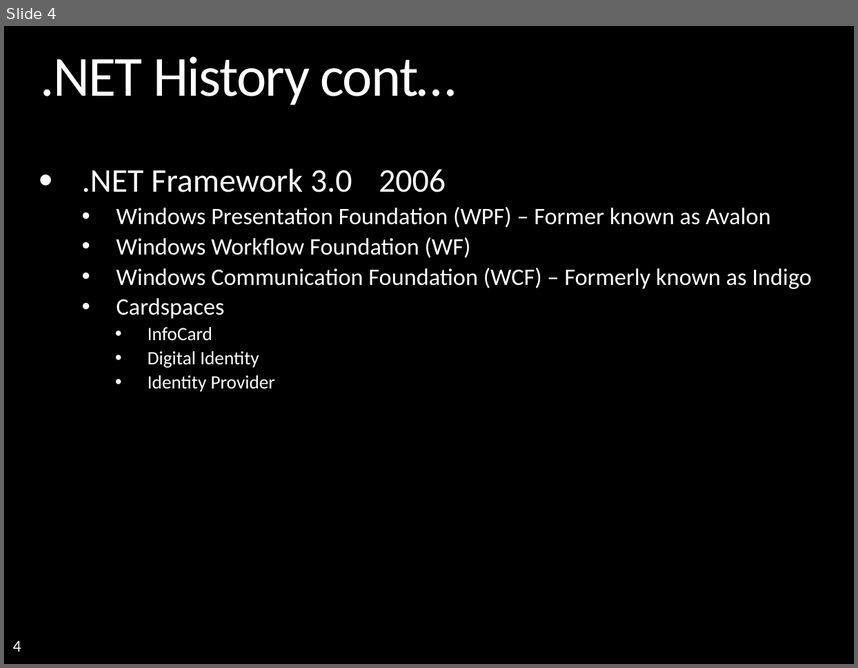
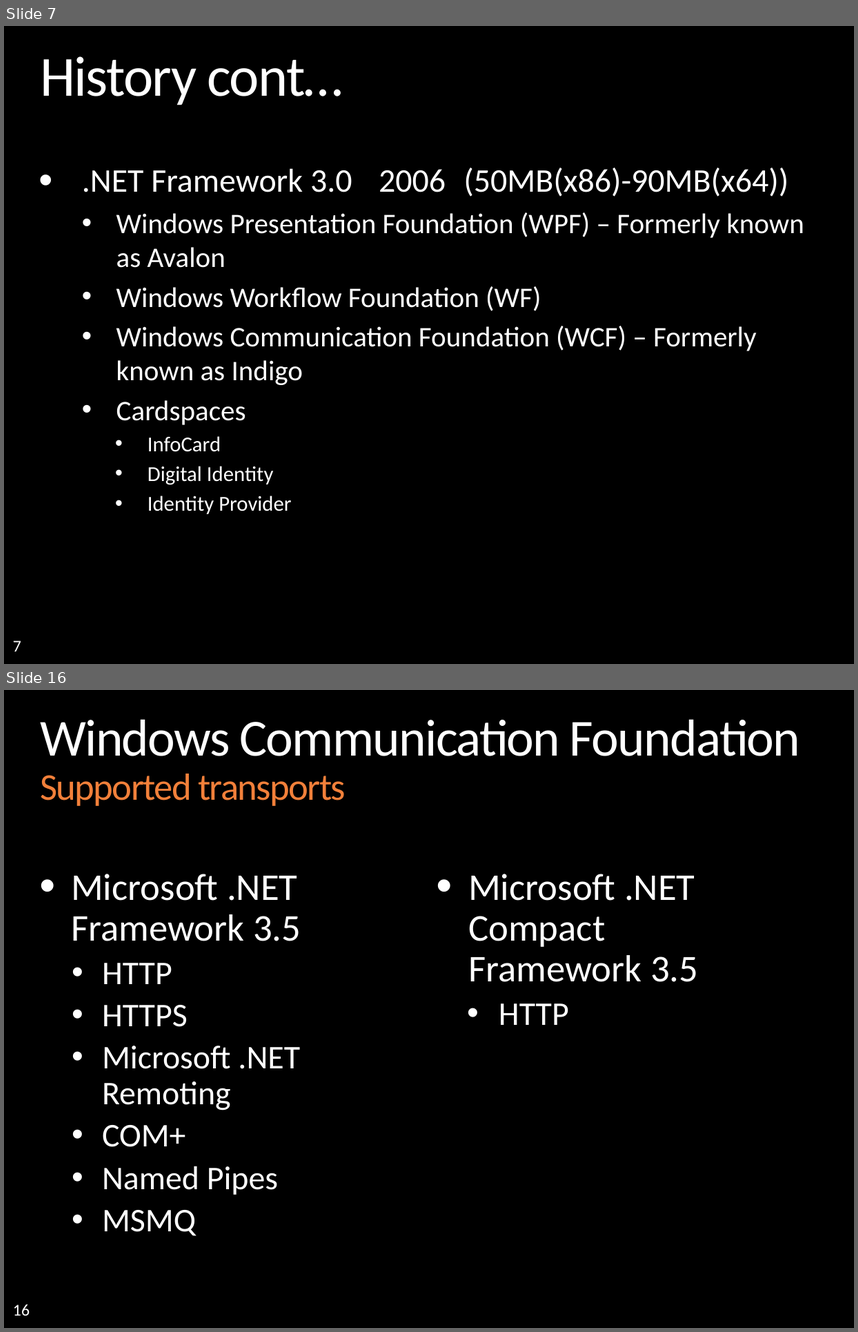
Before and after one commit to mattincode/teched2008, a slide deck: presentations/dotNET FW/TechEd - dotNET.pptx. Shown one above the other, each under a label of ours: slide 4 before the commit, slides 7 and 16 after it; the slides between them are not shown. The pictures are 858x668 and 858x1332 pixels, drawn with LibreOffice and Linux fonts; fonts in the diff are those of the drawing; background and template pictures are left out. Boxes give left, top, right and bottom in pixels: in the first picture for what was removed or moved away, otherwise in the second. Text is boxed around its words. In the diff, an @@ line names an element or a change of style, - is before the commit and + after.

```diff
--- a/presentations/dotNET FW/TechEd - dotNET.pptx
+++ b/presentations/dotNET FW/TechEd - dotNET.pptx
@@ slide 16 added at [4, 690, 854, 1328], background picture (left out); not listed: 1 template element that a slide beside it also shows @@
@@ title added at [40, 719, 800, 806], 44 pt, text #FFFFFF @@
+Windows Communication Foundation
+Supported transports
@@ text added at [71, 874, 301, 1236], 28 pt, text #FFFFFF @@
+• Microsoft .NET Framework 3.5
+  • HTTP
+  • HTTPS
+  • Microsoft .NET Remoting
+  • COM+
+  • Named Pipes
+  • MSMQ
@@ text added at [468, 874, 698, 1025], 32 pt, text #FFFFFF @@
+• Microsoft .NET Compact Framework 3.5
+  • HTTP
@@ what was slide 4 is now slide 7 @@
@@ slide 7 changed as well @@
@@ title at [40, 56, 343, 105]: text changed @@
-.NET History cont…
+History cont…
@@ text at [82, 167, 804, 267]: text changed; size 20 to 24 pt @@
-• .NET Framework 3.0 2006
-  • Windows Presentation Foundation (WPF) – Former known as Avalon
+• .NET Framework 3.0 2006 (50MB(x86)-90MB(x64))
+  • Windows Presentation Foundation (WPF) – Formerly known as Avalon
@@ text at [116, 286, 757, 514]: size 20 to 24 pt in "Windows Workflow Foundation (WF)", "Windows Communication Foundation (WCF) – Formerly known ...", "Cardspaces"; size 16 to 18 pt in "InfoCard", "Digital Identity", "Identity Provider"; line spacing 0.9 to 1 @@
@@ page number at [13, 640, 21, 651]: text changed @@
-4
+7
```
Also in this commit, not shown: 3 other slides changed, 18 other slides added, 2 slides removed, 1 other file.
